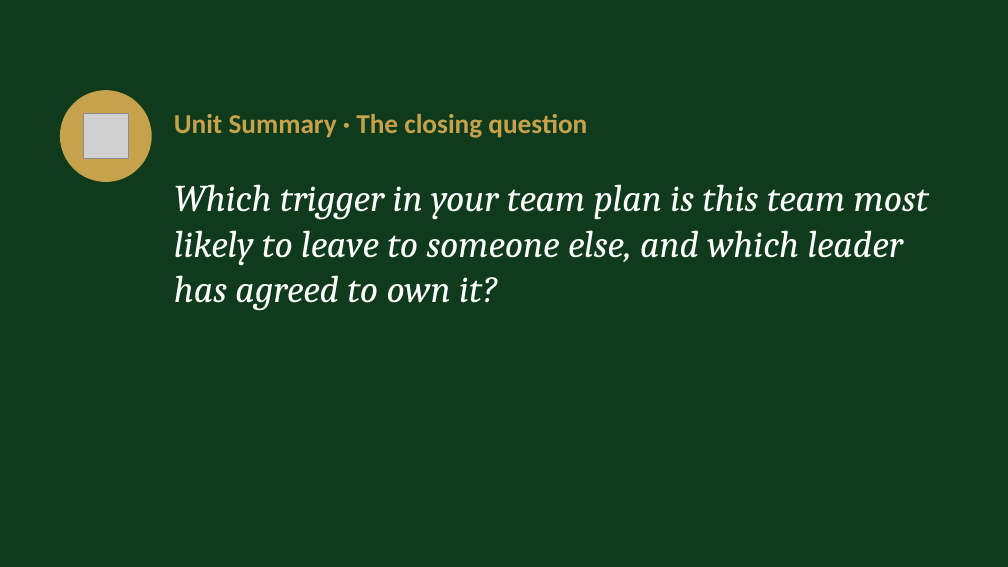
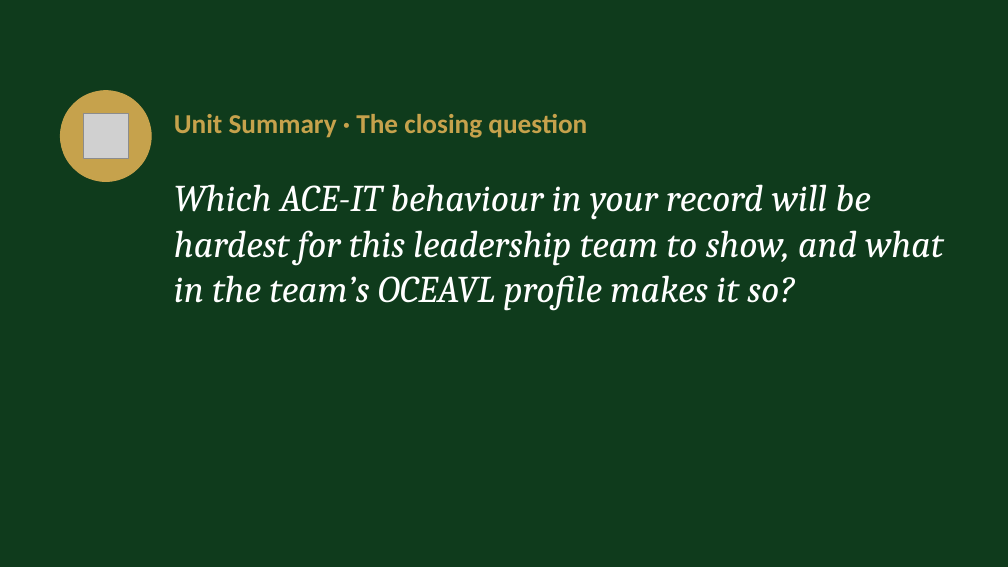
Before and after one commit to IBSL26/ibsl-platform, a slide deck: slide 35 of Unit decks/Unit 05 - Aligning Heart & Mind.pptx (slide 39 before the commit). Drawn at 1008x567 pixels with LibreOffice and Linux fonts; fonts in the diff are those of the drawing; grey boxes stand for pictures. Boxes give left, top, right and bottom in pixels: in the first picture for what was removed or moved away, otherwise in the second. Text is boxed around its words. In the diff, an @@ line names an element or a change of style, - is before the commit and + after.

Commit message:
Unit 5: Leading with Clarity, OCEAVL scores first, Section 4 merged, Capstone three boxes, deck

```diff
--- a/Unit decks/Unit 05 - Aligning Heart & Mind.pptx
+++ b/Unit decks/Unit 05 - Aligning Heart & Mind.pptx
@@ text at [174, 184, 943, 311]: text changed @@
-Which trigger in your team plan is this team most likely to leave to someone else, and which leader has agreed to own it?
+Which ACE-IT behaviour in your record will be hardest for this leadership team to show, and what in the team’s OCEAVL profile makes it so?
```
Also in this commit, not shown: 5 other slides changed, 2 slides added, 6 slides removed, 38 other files.
